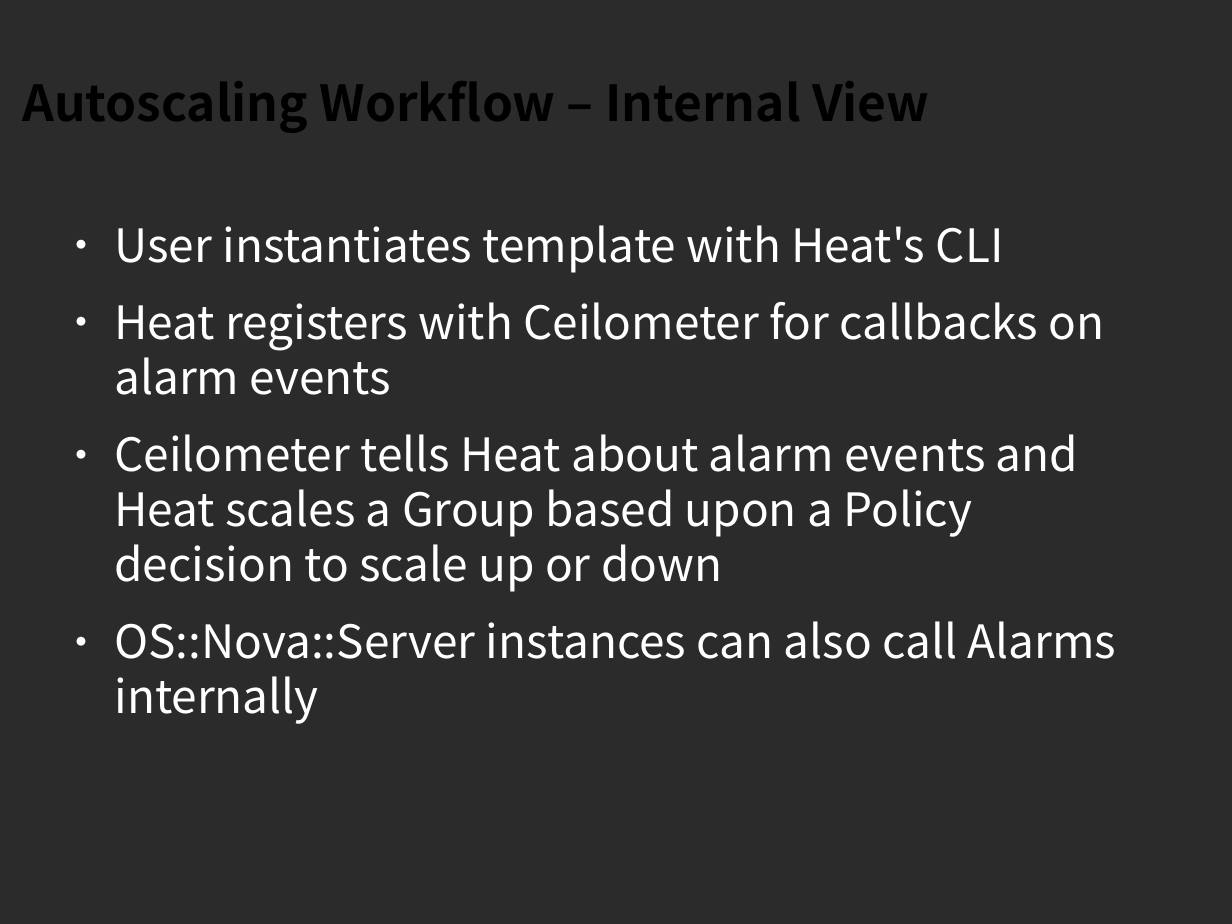
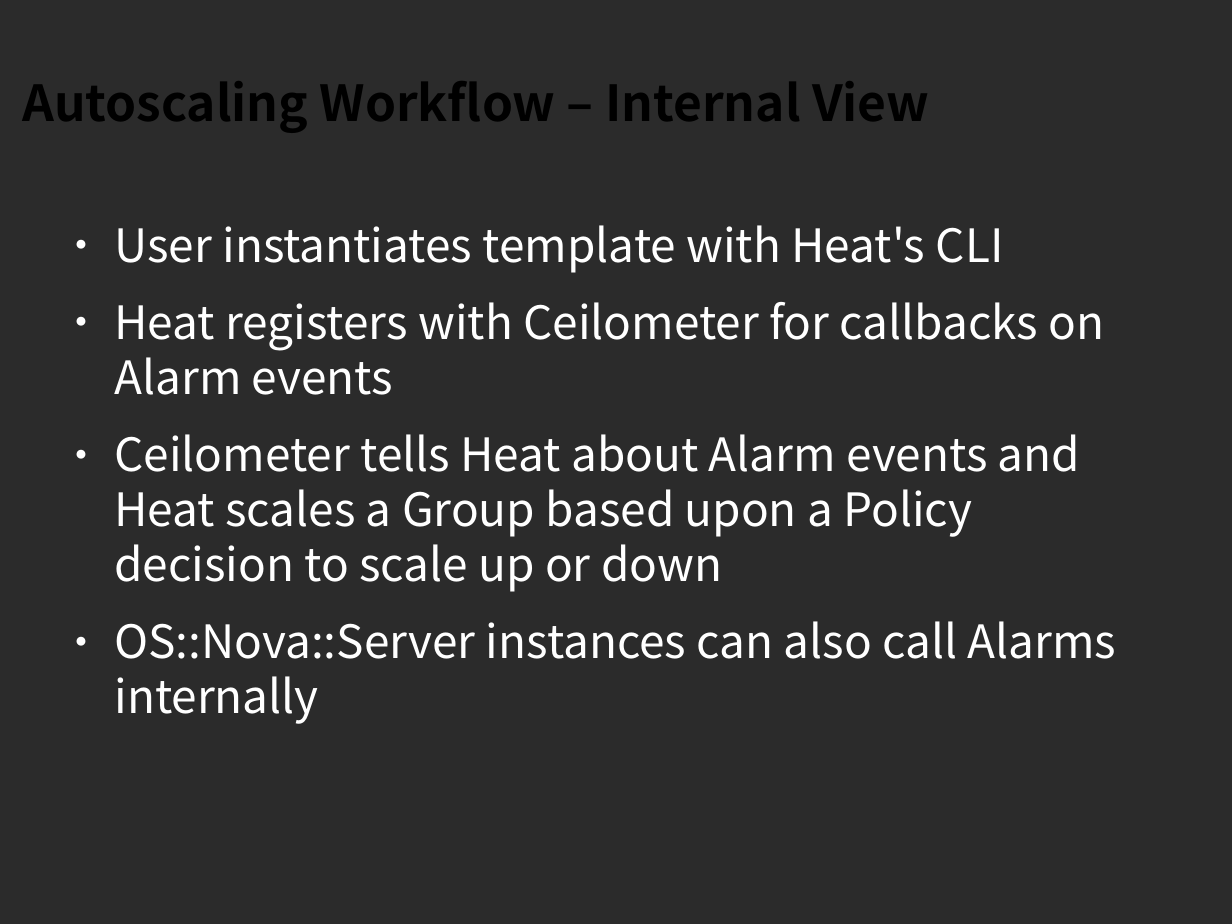
Before and after one commit to sdake/slides, a slide deck: slide 11 of sdake-cloudopen-heat-2013-09/heat-cloudopen-final.odp. Drawn at 1232x924 pixels with LibreOffice and Linux fonts; fonts in the diff are those of the drawing; background and template pictures are left out; a plain dark background stands for a picture behind light text. Boxes give left, top, right and bottom in pixels: in the first picture for what was removed or moved away, otherwise in the second. Text is boxed around its words. In the diff, an @@ line names an element or a change of style, - is before the commit and + after.

```diff
--- a/sdake-cloudopen-heat-2013-09/heat-cloudopen-final.odp
+++ b/sdake-cloudopen-heat-2013-09/heat-cloudopen-final.odp
@@ text at [114, 302, 1105, 592]: text changed @@
-● Heat registers with Ceilometer for callbacks on alarm events
-● Ceilometer tells Heat about alarm events and Heat scales a Group based upon a Policy decision to scale up or down
+● Heat registers with Ceilometer for callbacks on Alarm events
+● Ceilometer tells Heat about Alarm events and Heat scales a Group based upon a Policy decision to scale up or down
```
Also in this commit, not shown: 3 other slides changed, 1 other file.
